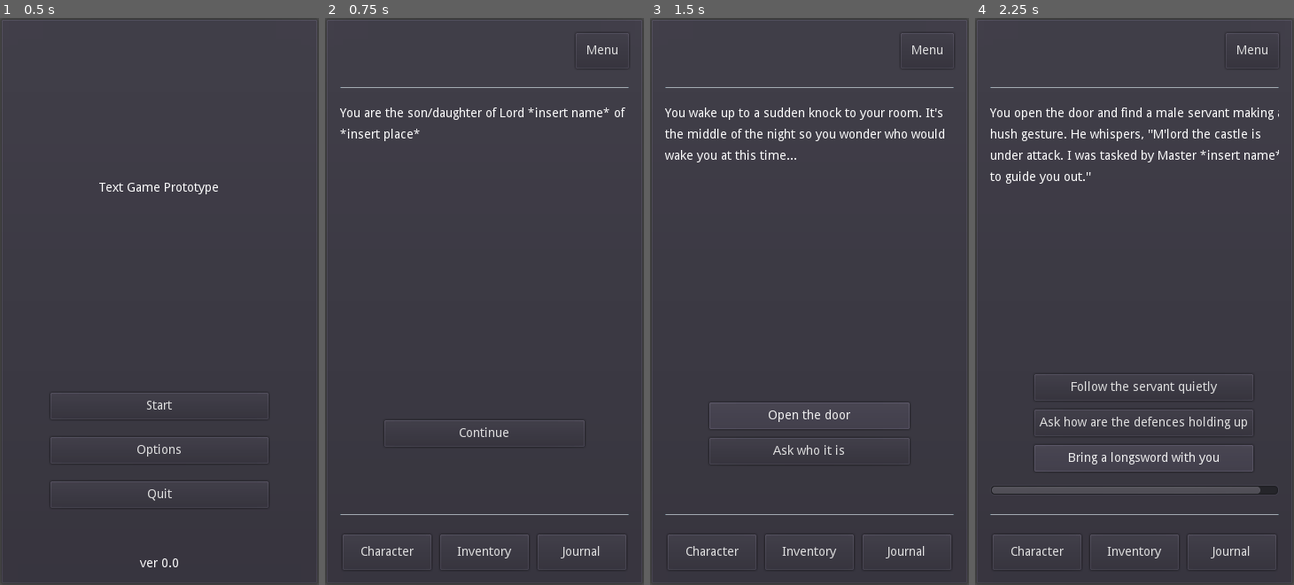
Above: before the commit, frames 1-4 (left to right).
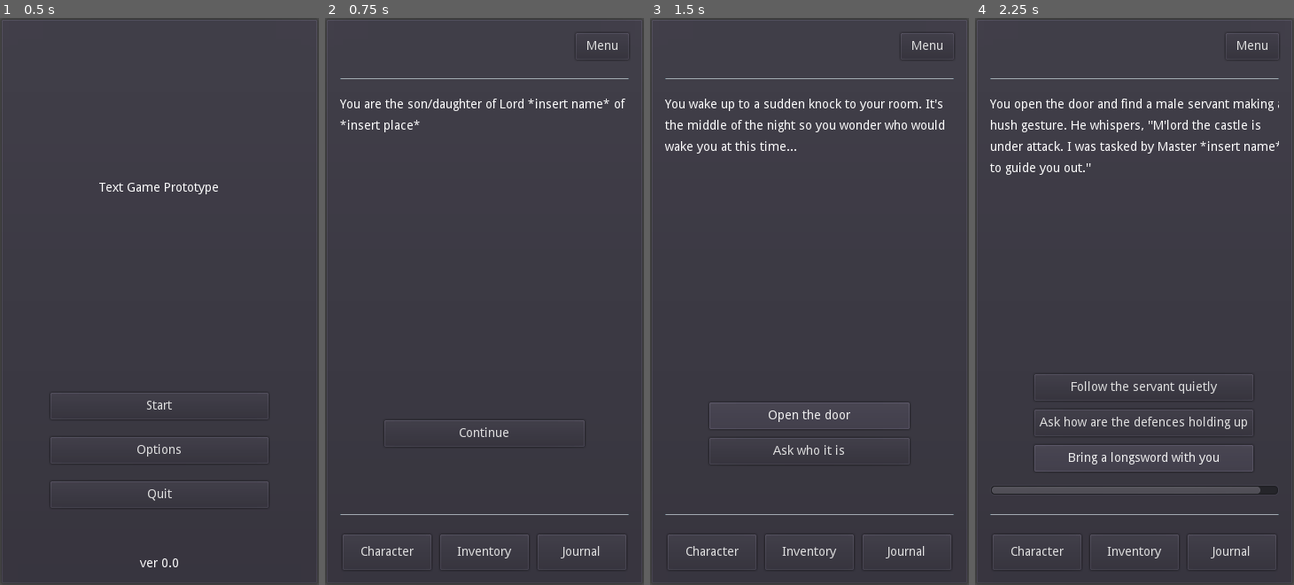
Above: after the commit, the same moments.

Repository: philipuriarte/A-Churchyard-of-Orphans
Game: Godot game, scene res://scenes/main.tscn
The game is run twice, just before and just after one commit, with the same random seed, the same clock (stepped at 60 frames per second) and the same inputs.
Inputs:
- Up to frame 1 (0.5 s): no input
- Up to frame 2 (0.75 s): click "Start" at 0.5 s
- Up to frame 3 (1.5 s): click "Continue" at 1.25 s
- Up to frame 4 (2.25 s): click "Open the door" at 2 s

Frame 1 is identical in both runs. In frame 2, 1.8% of the frame differs, in the area x 4-96%, y 4-22%; in frame 3, 3.1%; in frame 4, 4.1%, in the area x 4-96%, y 4-30%.

Commit message:
Update TopContainer min size y to 30

Diff:
--- a/scenes/game_screen.tscn
+++ b/scenes/game_screen.tscn
@@ -35,30 +35,30 @@
 
 [node name="TopContainer" type="HBoxContainer" parent="MainMargin/MainCointainer"]
 margin_right = 326.0
-margin_bottom = 40.0
-rect_min_size = Vector2( 0, 40 )
+margin_bottom = 30.0
+rect_min_size = Vector2( 0, 30 )
 
 [node name="TopText" type="Label" parent="MainMargin/MainCointainer/TopContainer"]
-margin_top = 13.0
+margin_top = 8.0
 margin_right = 262.0
-margin_bottom = 27.0
+margin_bottom = 22.0
 size_flags_horizontal = 3
 
 [node name="MenuButton" type="Button" parent="MainMargin/MainCointainer/TopContainer"]
 margin_left = 266.0
 margin_right = 326.0
-margin_bottom = 40.0
+margin_bottom = 30.0
 rect_min_size = Vector2( 60, 0 )
 focus_mode = 0
 text = "Menu"
 
 [node name="TopSeparator" type="HSeparator" parent="MainMargin/MainCointainer"]
-margin_top = 60.0
+margin_top = 50.0
 margin_right = 326.0
-margin_bottom = 64.0
+margin_bottom = 54.0
 
 [node name="ContentScroll" type="ScrollContainer" parent="MainMargin/MainCointainer"]
-margin_top = 84.0
+margin_top = 74.0
 margin_right = 326.0
 margin_bottom = 522.0
 size_flags_vertical = 3
@@ -66,7 +66,7 @@
 [node name="ContentContainer" parent="MainMargin/MainCointainer/ContentScroll" instance=ExtResource( 2 )]
 margin_top = 0.0
 margin_right = 326.0
-margin_bottom = 438.0
+margin_bottom = 448.0
 
 [node name="BottomSeparator" type="HSeparator" parent="MainMargin/MainCointainer"]
 margin_top = 542.0
